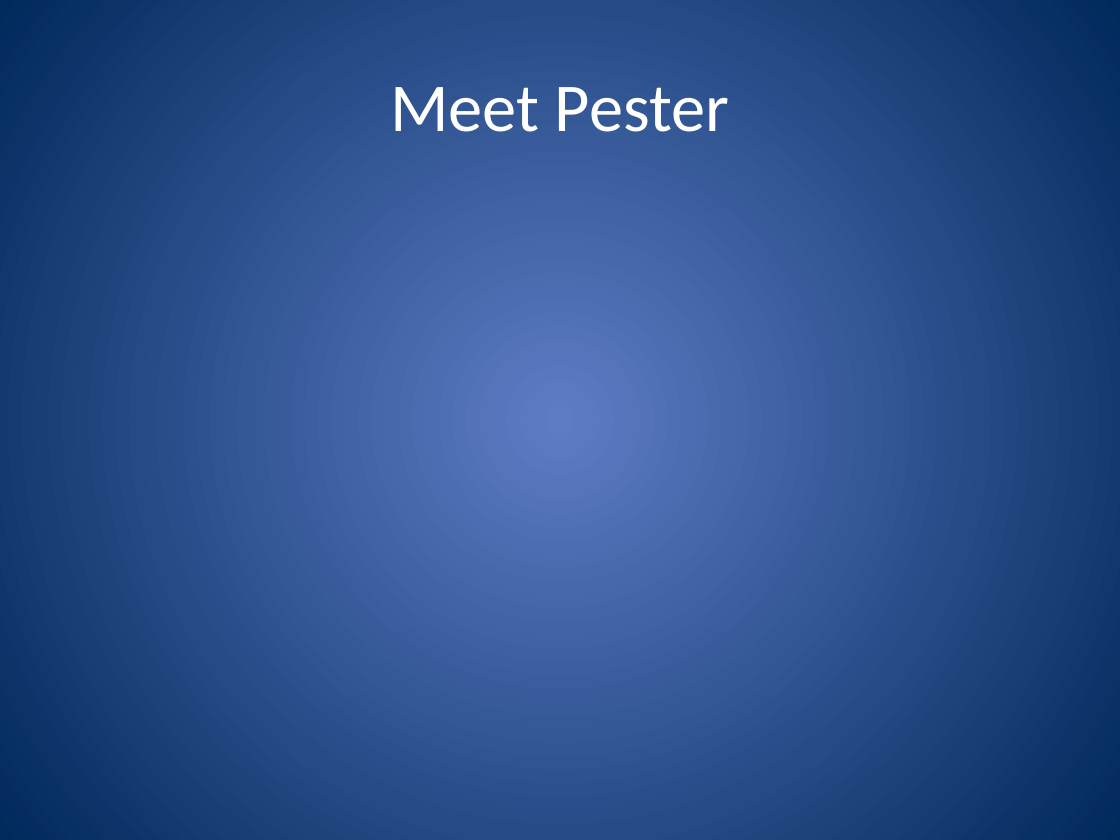
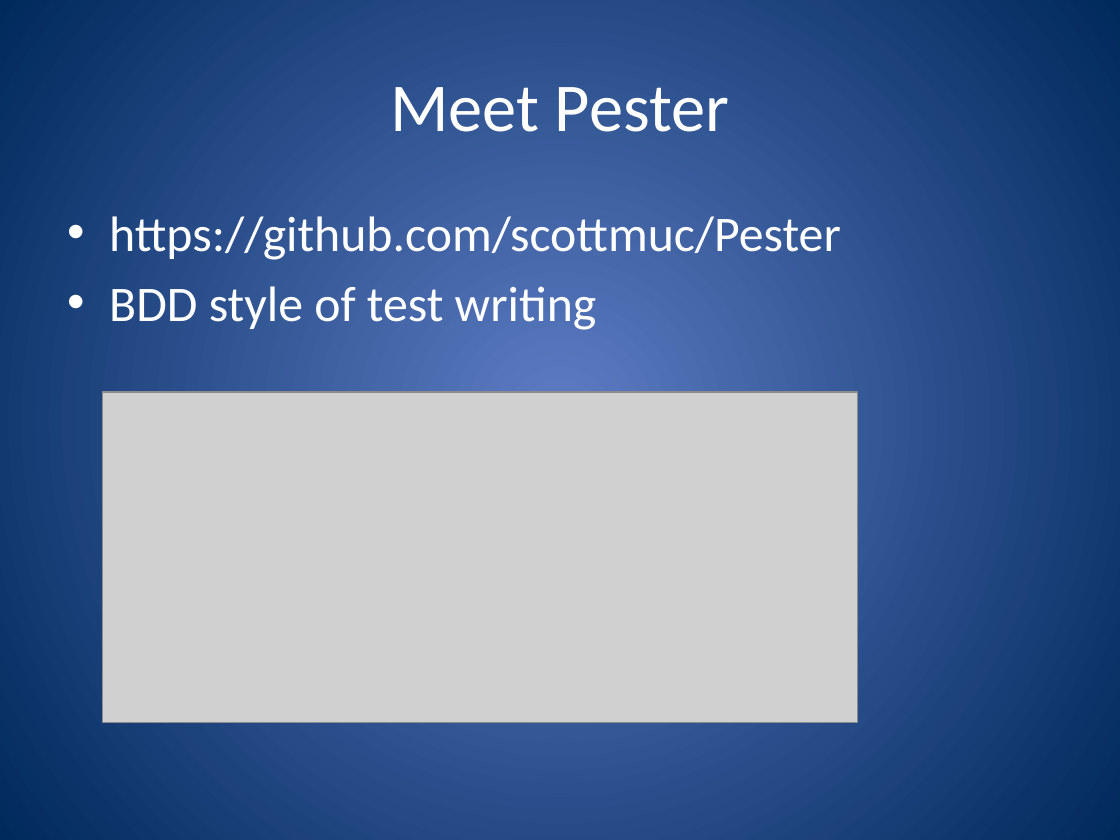
Before and after one commit to ferventcoder/presentations, a slide deck: slide 26 of dotNet/powershellbdd/AutomatedTestingForPowerShell.pptx. Drawn at 1120x840 pixels with LibreOffice and Linux fonts; fonts in the diff are those of the drawing; grey boxes stand for pictures. Boxes give left, top, right and bottom in pixels: in the first picture for what was removed or moved away, otherwise in the second. Text is boxed around its words. In the diff, an @@ line names an element or a change of style, - is before the commit and + after.

```diff
--- a/dotNet/powershellbdd/AutomatedTestingForPowerShell.pptx
+++ b/dotNet/powershellbdd/AutomatedTestingForPowerShell.pptx
@@ text added at (x1=109, y1=216, x2=841, y2=330), 32 pt, text #FFFFFF @@
+• https://github.com/scottmuc/Pester
+• BDD style of test writing
@@ picture added at (x1=103, y1=392, x2=858, y2=722) @@
```
Also in this commit, not shown: 2 other slides changed, 3 slides added, 1 slide removed.
